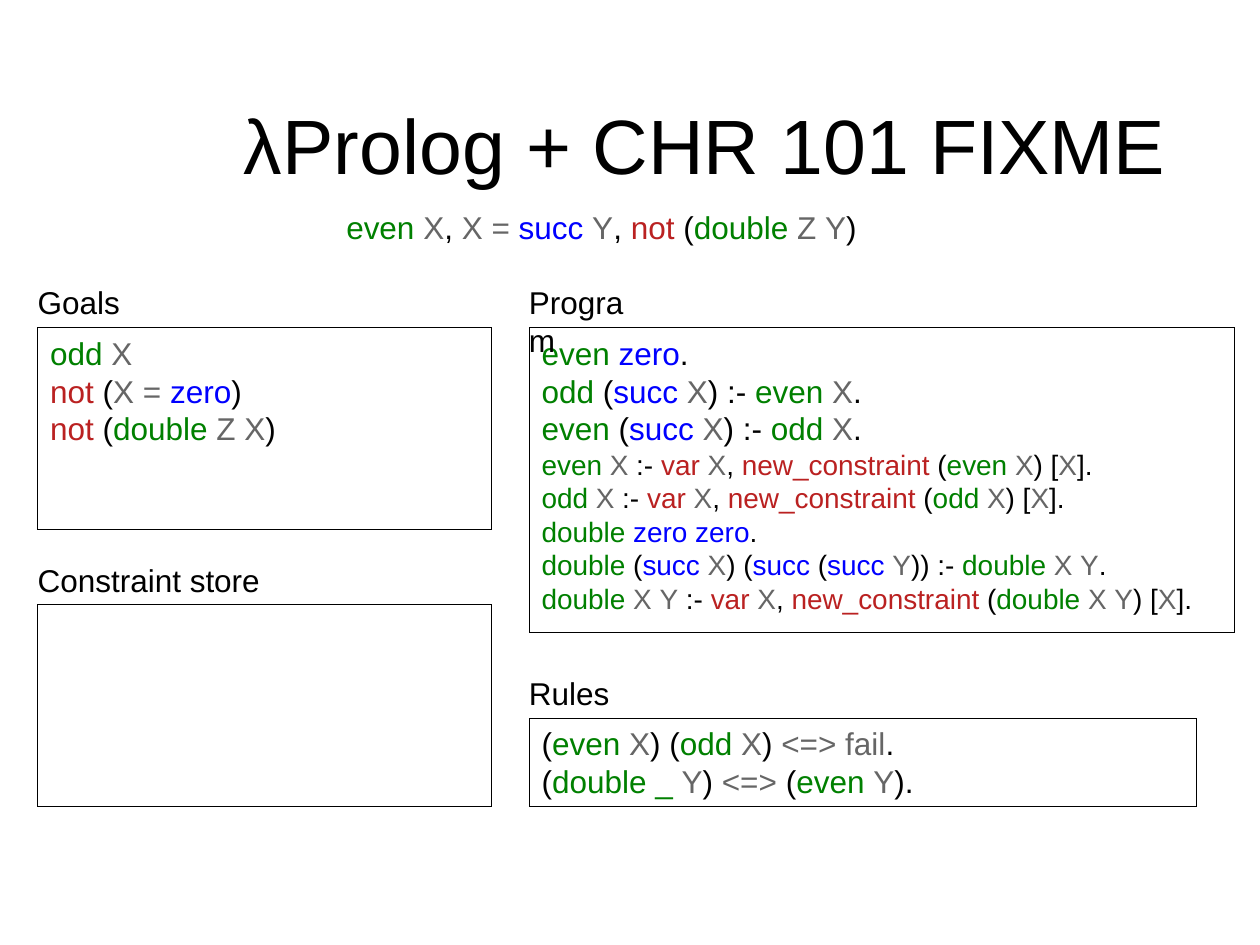
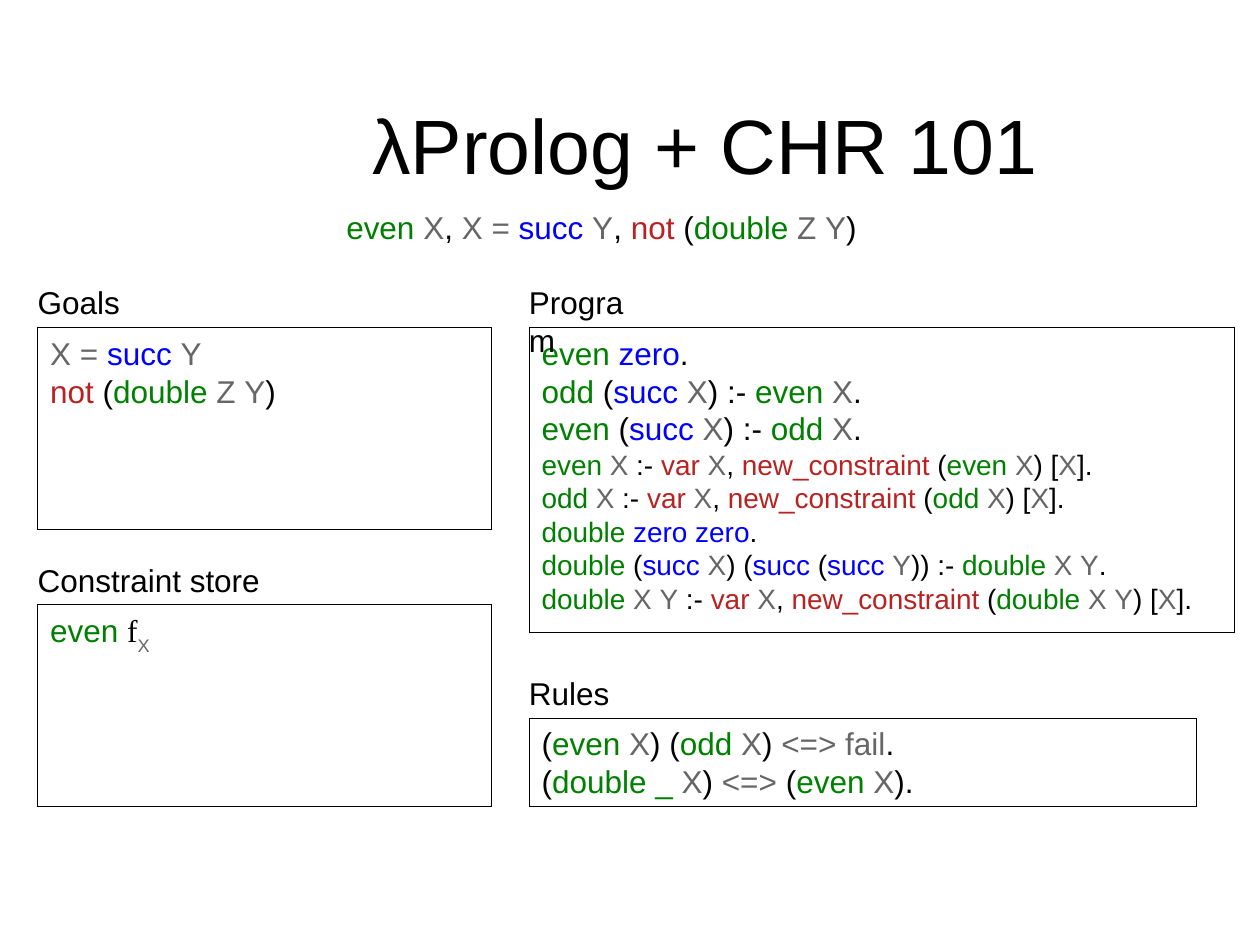
Before and after one commit to gares/mlws18, a slide deck: slide 20 of slides.odp. Drawn at 1260x945 pixels with LibreOffice and Linux fonts; fonts in the diff are those of the drawing; background and template pictures are left out. Boxes give left, top, right and bottom in pixels: in the first picture for what was removed or moved away, otherwise in the second. Text is boxed around its words. In the diff, an @@ line names an element or a change of style, - is before the commit and + after.

```diff
--- a/slides.odp
+++ b/slides.odp
@@ title at [372, 118, 1037, 189]: text changed @@
-λProlog + CHR 101 FIXME
+λProlog + CHR 101
@@ text in rectangle at [50, 343, 276, 409]: text changed @@
-odd X
-not (X = zero)
-not (double Z X)
+X = succ Y
+not (double Z Y)
@@ text in rectangle at [50, 625, 118, 643]: text added @@
+even fX
@@ text in rectangle at [542, 770, 913, 799]: text changed @@
-(double _ Y) <=> (even Y).
+(double _ X) <=> (even X).
```
Also in this commit, not shown: 13 other slides changed, 1 slide added, 1 slide removed.
